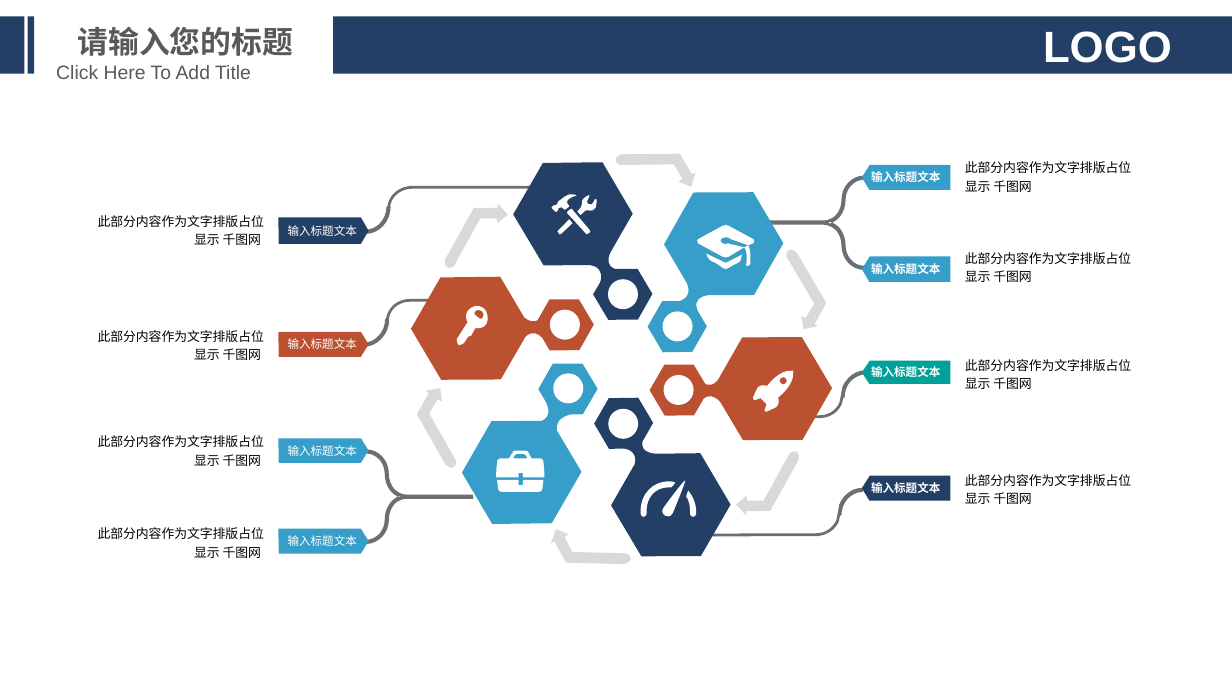
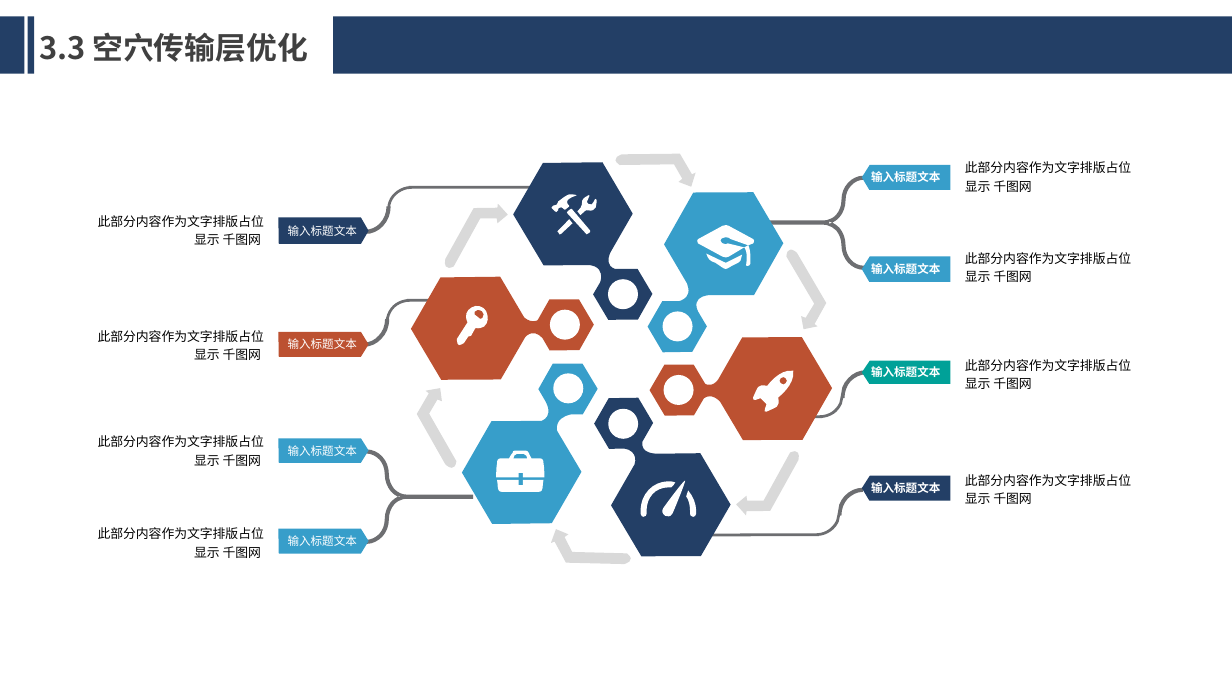
Before and after one commit to Runjunjin/spring, a slide deck: slide 18 of referencereport/PPT/conclusion.pptx (slide 17 before the commit). Drawn at 1232x693 pixels with LibreOffice and Linux fonts; fonts in the diff are those of the drawing; background and template pictures are left out. Boxes give left, top, right and bottom in pixels: in the first picture for what was removed or moved away, otherwise in the second. Text is boxed around its words. In the diff, an @@ line names an element or a change of style, - is before the commit and + after.

```diff
--- a/referencereport/PPT/conclusion.pptx
+++ b/referencereport/PPT/conclusion.pptx
@@ text removed at <box>77,27,293,56</box> @@
-请输入您的标题
@@ text added at <box>39,32,308,62</box>, 24 pt, text #404040, bold @@
+3.3 空穴传输层优化
@@ text removed at <box>1043,31,1172,63</box> @@
-LOGO
@@ text removed at <box>56,65,251,79</box> @@
-Click Here To Add Title
```
Also in this commit, not shown: 17 other slides changed, 8 slides added, 5 slides removed.
